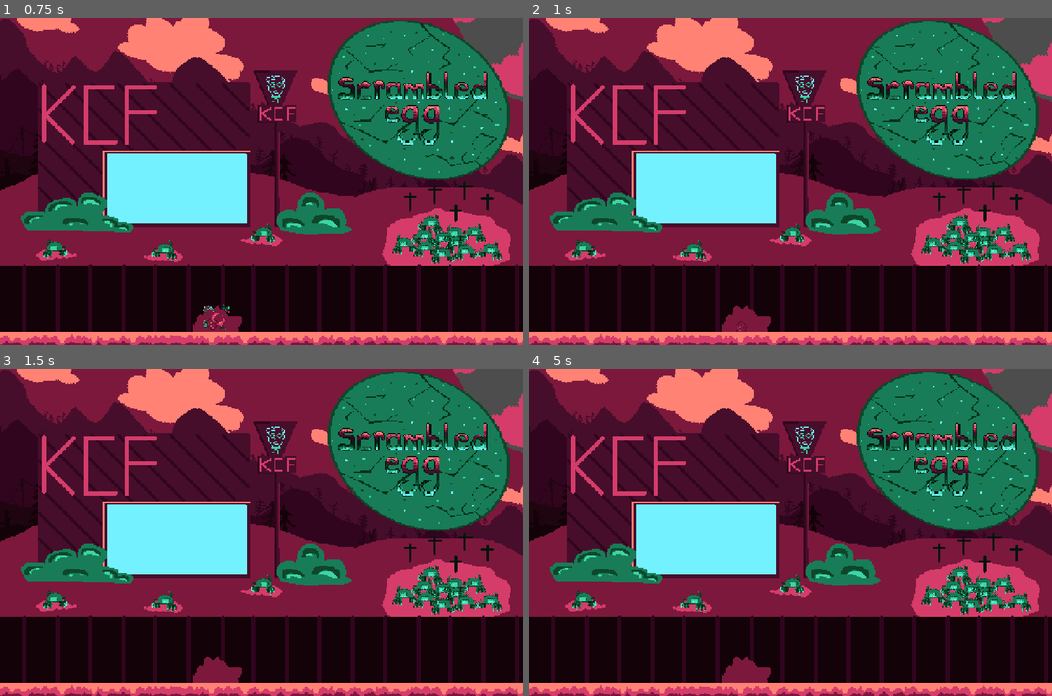
Above: before the commit, frames 1-4 (two rows, left to right).
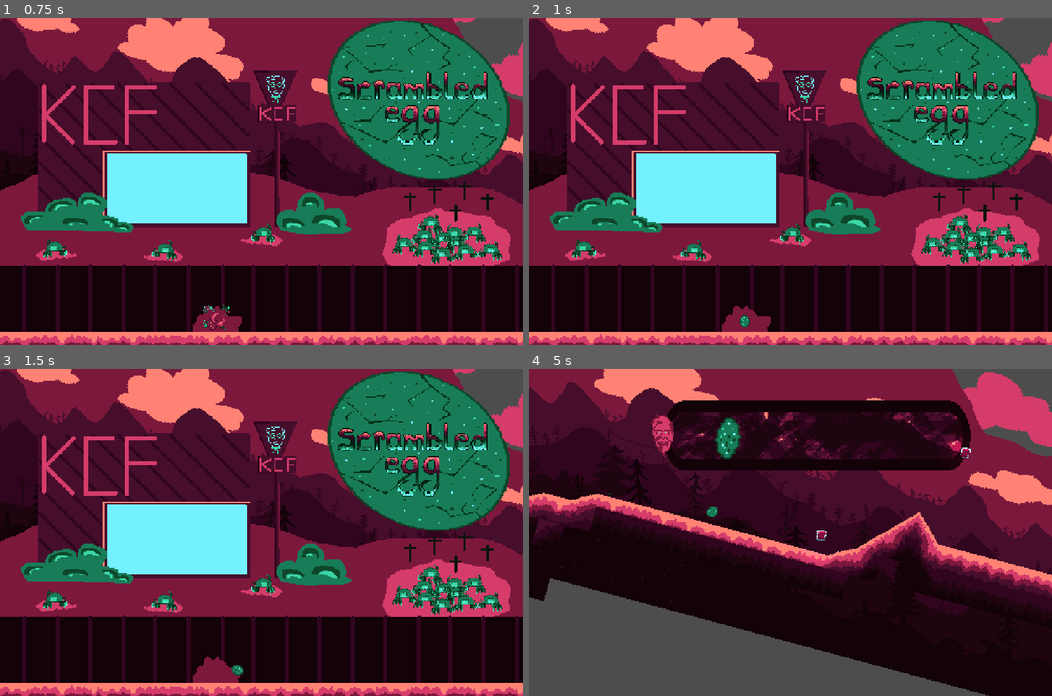
Above: after the commit, the same moments.

Repository: SinusMs/minijam-187
Game: Godot game, scene res://ui/stopwatch.tscn
Two runs of this game, one before a commit and one after it. Both use one fixed random seed, a clock stepped at 60 frames per second and the inputs below.
Inputs (mouse positions are in pixels of both pictures, inside the frame that each line leads up to):
- Up to frame 1 (0.75 s): tap Enter (evolve) at 0.5, 0.6 s; move the mouse to (376, 165) at 0.52 s; hold D (right) from 0.53 s (still down); click (376, 165) at 0.67 s
- Up to frame 2 (1 s): keep holding D (right); tap Space (jump) at 0.77 s
- Up to frame 3 (1.5 s): tap Space (jump) at 1.25 s; move the mouse to (156, 548) at 1.27 s; release D (right) at 1.28 s; hold A (left) from 1.28 s (still down); tap F (fight) at 1.35 s
- Up to frame 4 (5 s): tap Space (jump) at 1.52, 3.02, 3.77, 4.52 s; move the mouse to (842, 460) at 2.02 s; release A (left) at 2.03 s; hold D (right) 2.03-3.53 s; tap P (shake) at 2.1 s; move the mouse to (764, 597) at 2.77 s; tap R at 2.85 s; click (764, 597) at 2.92 s; move the mouse to (947, 581) at 3.52 s; hold A (left) from 3.53 s (still down); tap Enter (evolve) at 3.6 s; move the mouse to (633, 483) at 4.27 s; tap F (fight) at 4.35 s

Frame 1 is identical in both runs. In frame 2, less than 0.1% of the frame differs, in the area x 39-43%, y 90-96%; in frame 3, less than 0.1%; in frame 4, 72%, in the area x 0-100%, y 0-100%.
Error before the commit: Invalid assignment of property or key 'disabled' with value of type 'bool' on a base object of type 'Nil'. (res://entities/character/egg.gd:22)

Commit message:
fixed signal connected errors

Diff:
--- a/entities/character/character_controller.tscn
+++ b/entities/character/character_controller.tscn
@@ -207,7 +207,7 @@
 [node name="Egg" type="Node" parent="StateMachine" node_paths=PackedStringArray("character", "egg_shape", "egg_sprite", "particle_emitter")]
 script = ExtResource("3_jqtp5")
 character = NodePath("../..")
-egg_shape = NodePath("../../EggCollShape")
+egg_shape = NodePath("../../ChimkenCollShape")
 egg_sprite = NodePath("../../ChimkenSprite")
 particle_emitter = NodePath("../../ChickenParticleEmitter")
 crack_speed_threshold = 2000.0
--- a/entities/character/chimken.gd
+++ b/entities/character/chimken.gd
@@ -15,8 +15,12 @@
 
 @export var jump_strenght = 500.0
 
+var connected = false
+
 func enter() -> void:
-	SignalBus.connect("trigger_persuer", _on_trigger_persuer)
+	if not connected:
+		SignalBus.connect("trigger_persuer", _on_trigger_persuer)
+		connected = true
 	chimken_shape.disabled = false
 	character.physics_material_override.friction = 0.1
 	jump_counter = jump_amount
--- a/entities/character/egg.gd
+++ b/entities/character/egg.gd
@@ -17,8 +17,12 @@
 
 @export var jump_strenght = 500.0
 
+var connected = false
+
 func enter() -> void:
-	SignalBus.connect("trigger_persuer", _on_trigger_persuer)
+	if not connected:
+		SignalBus.connect("trigger_persuer", _on_trigger_persuer)
+		connected = true
 	egg_shape.disabled = false
 	character.physics_material_override.friction = 1.0
 	speed = initial_speed
--- a/entities/character/jumping.gd
+++ b/entities/character/jumping.gd
@@ -5,8 +5,13 @@
 @export var chimken_sprite: AnimatedSprite2D
 @export var chimken_shape: CollisionShape2D
 
+var connected = false
+
 func enter() -> void:
-	SignalBus.connect("trigger_persuer", _on_trigger_persuer)
+	if not connected:
+		SignalBus.connect("trigger_persuer", _on_trigger_persuer)
+		connected = true
+
 	chimken_shape.disabled = false
 	chimken_sprite.play("chick_jump")
 	await chimken_sprite.animation_finished
--- a/entities/character/persuer_event.gd
+++ b/entities/character/persuer_event.gd
@@ -6,8 +6,7 @@
 var prev_velocity
 var prev_angular_vel
 var gravity
-var prev_state
-
+var connected = false
 
 # Called when the node enters the scene tree for the first time.
 func enter():
@@ -18,8 +17,10 @@
 	prev_angular_vel = character.angular_velocity
 	character.angular_velocity = 0.0
 
-	SignalBus.unalived.connect(_on_unalived)
-	SignalBus.connect("survived_persuer", _on_survived_persuer)
+	if not connected:
+		SignalBus.unalived.connect(_on_unalived)
+		SignalBus.connect("survived_persuer", _on_survived_persuer)
+		connected = true
 
 func _on_survived_persuer():
 	character.gravity_scale = gravity
